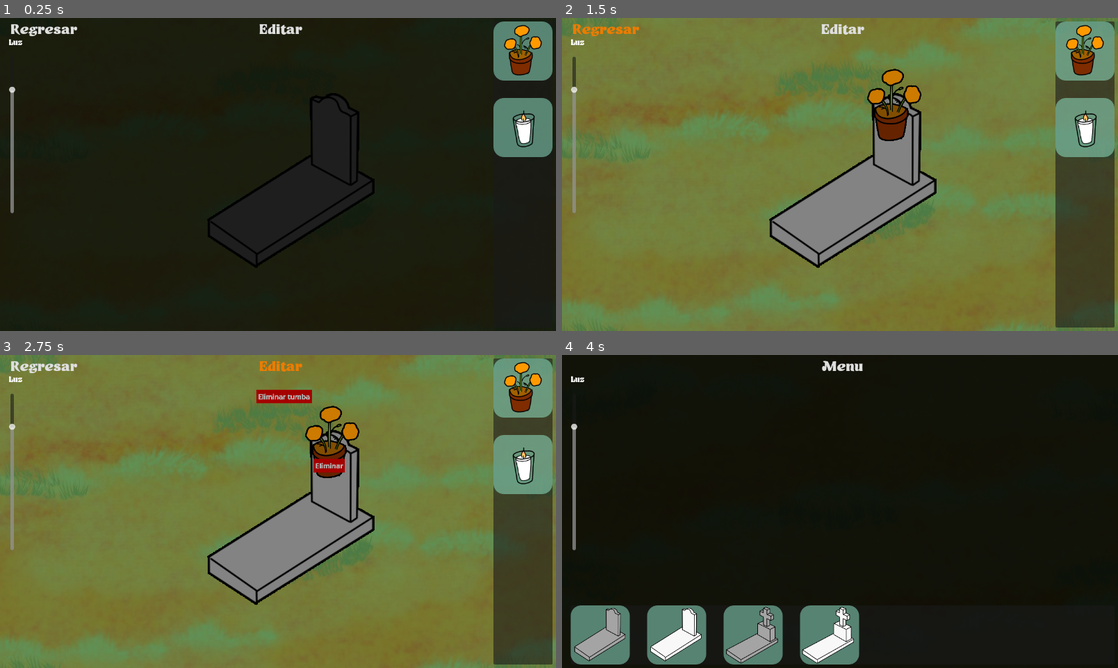
Above: before the commit, frames 1-4 (two rows, left to right).
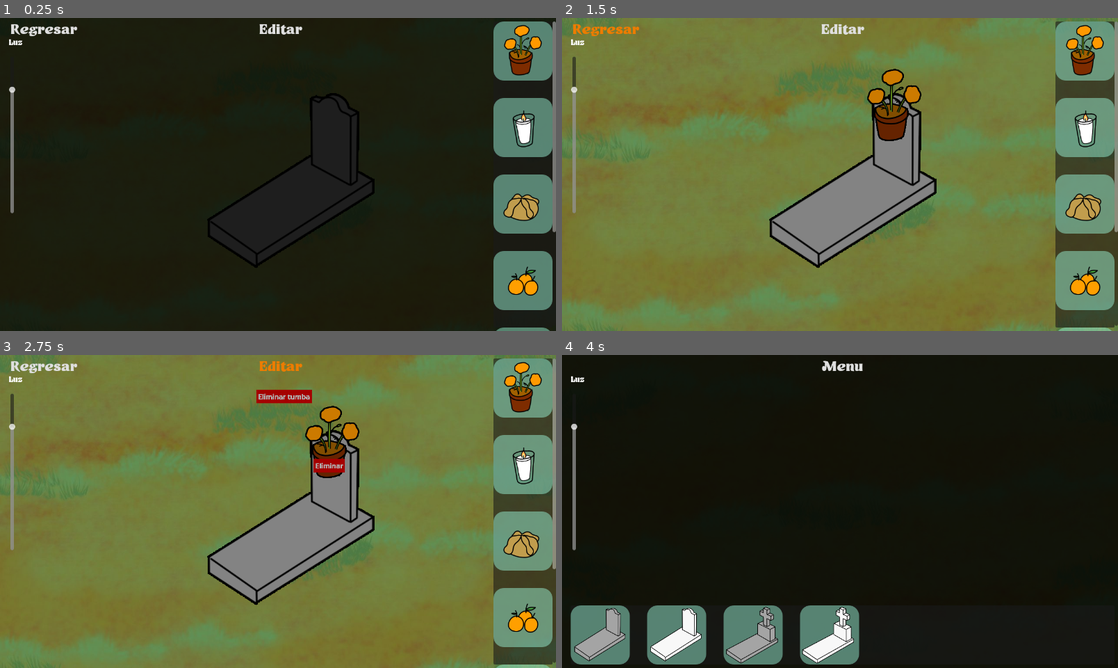
Above: after the commit, the same moments.

Repository: M0G1WARA/game-jam-2025
Game: Godot game, scene res://Scenes/Decoration/decoration.tscn
Two runs of this game, one before a commit and one after it. Both use one fixed random seed, a clock stepped at 60 frames per second and the inputs below. This scene is started directly instead of the project's main scene.
Inputs (mouse positions are in pixels of both pictures, inside the frame that each line leads up to):
- Up to frame 1 (0.25 s): no input
- Up to frame 2 (1.5 s): drag from (1084, 52) to (895, 105) at 0.52 s; click "Regresar" at 1.25 s
- Up to frame 3 (2.75 s): click "Editar" at 2 s
- Up to frame 4 (4 s): click "Eliminar tumba" at 2.75 s; drag from (1084, 464) to (812, 574) at 3.52 s

The runs differ from the first frame. In frame 1, 4.3% of the frame differs, in the area x 88-100%, y 1-100%; in frame 2, 4.6%; in frame 3, 4.6%; in frame 4, nothing differs.

Commit message:
Update Images

Diff:
--- a/Scenes/HUD/hud.gd
+++ b/Scenes/HUD/hud.gd
@@ -8,10 +8,10 @@
 var graves = 4
 
 var scene_to_instance_object = preload("res://Scenes/Object/object.tscn")
-var objects = 2
+var objects = 6
 
 @onready var flow_containerH = $MarginContainer/HPanel/FlowContainer
-@onready var flow_containerV = $MarginContainer/VPanel/FlowContainer
+@onready var flow_containerV = $MarginContainer/VPanel/ScrollContainer/FlowContainer
 
 
 func _ready():
--- a/Scenes/HUD/hud.tscn
+++ b/Scenes/HUD/hud.tscn
@@ -30,10 +30,15 @@
 layout_mode = 2
 size_flags_horizontal = 8
 
-[node name="FlowContainer" type="FlowContainer" parent="MarginContainer/VPanel"]
+[node name="ScrollContainer" type="ScrollContainer" parent="MarginContainer/VPanel"]
+clip_contents = false
 layout_mode = 0
-offset_right = 40.0
-offset_bottom = 40.0
+offset_right = 20.0
+offset_bottom = 700.0
+horizontal_scroll_mode = 0
+
+[node name="FlowContainer" type="FlowContainer" parent="MarginContainer/VPanel/ScrollContainer"]
+layout_mode = 2
 theme_override_constants/v_separation = 40
 
 [node name="HPanel" type="Panel" parent="MarginContainer"]
--- a/Scenes/ObjectPanel/object_panel.gd
+++ b/Scenes/ObjectPanel/object_panel.gd
@@ -45,7 +45,7 @@
 						var new_instance = scene_to_instance.instantiate()
 						new_instance.global_position = get_viewport().get_canvas_transform().affine_inverse() * get_viewport().get_mouse_position()
 						new_instance.assign_image_by_id(frame_index)
-						get_parent().get_parent().get_parent().get_parent().get_parent().get_parent().get_parent().get_node("Decoration").add_child(new_instance)
+						get_parent().get_parent().get_parent().get_parent().get_parent().get_parent().get_parent().get_parent().get_node("Decoration").add_child(new_instance)
 
 	if event is InputEventMouseMotion and is_dragging:
 		preview.global_position = get_global_mouse_position()
Binary file changed: Assets/Images/elements.png
Not shown, changed: Assets/Images/elements.png.import
